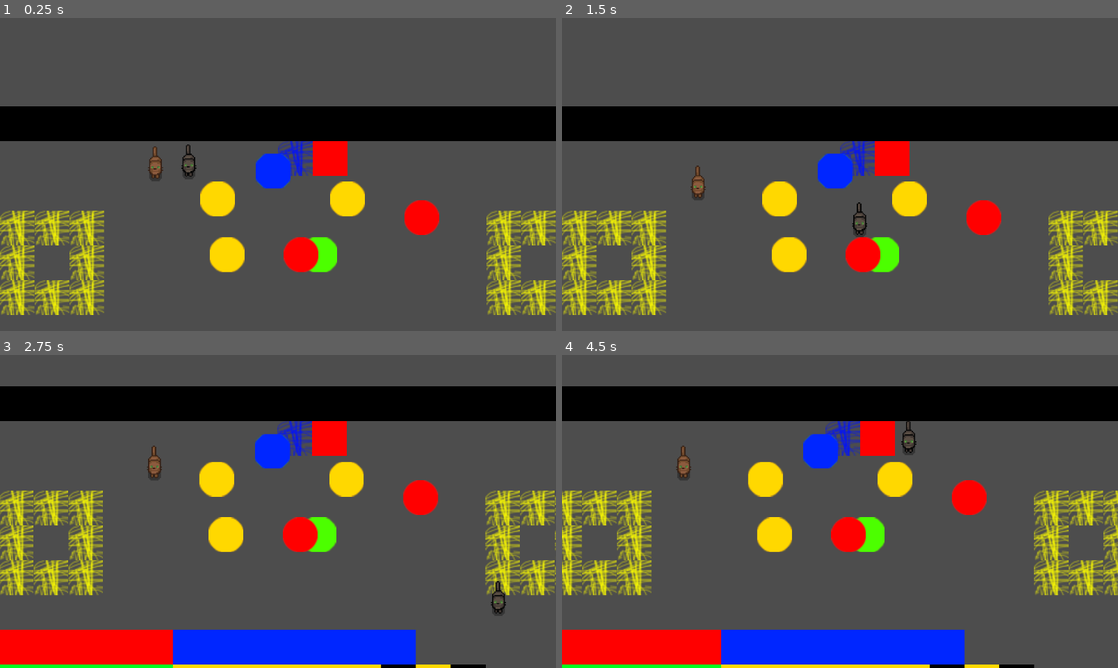
Above: before the commit, frames 1-4 (two rows, left to right).
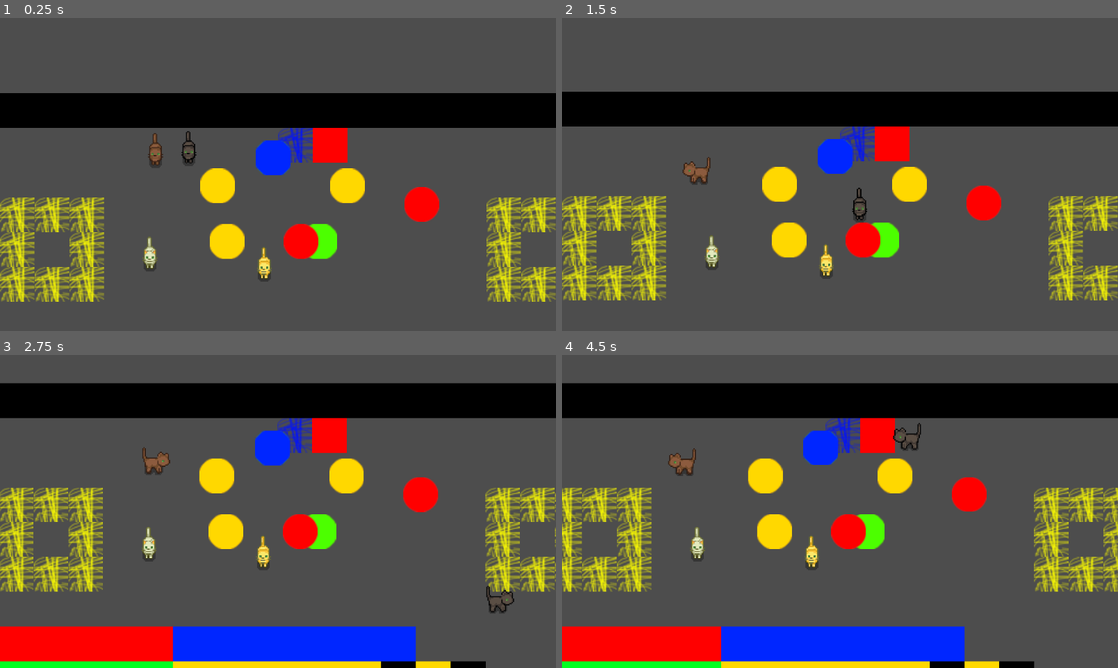
Above: after the commit, the same moments.

Repository: skycatminepokie/hackusu-25
Game: Godot game, scene res://Scenes/Levels/level3.tscn
Same seed, same stepped clock (60 frames per second), same inputs: the game is played once before the commit and once after it. This scene is started directly instead of the project's main scene. The engine's default icon, where the game draws it, is replaced by a stand-in: a white triangle on a blue panel in a dark square.
Inputs:
- Up to frame 1 (0.25 s): no input
- Up to frame 2 (1.5 s): hold D (Right) 0.53-1.28 s; tap K (Down2) at 0.6 s; tap Enter at 1.25 s; hold S (Down) from 1.28 s (still down); tap J (Left2) at 1.35 s
- Up to frame 3 (2.75 s): release S (Down) at 2.03 s; hold D (Right) from 2.03 s (still down); tap L (Right2) at 2.1 s
- Up to frame 4 (4.5 s): release D (Right) at 2.78 s; hold W (Up) 2.78-3.53 s; tap I (Up2) at 2.85 s; hold A (Left) from 3.53 s (still down); tap K (Down2) at 3.6 s; tap J (Left2) at 4.35 s

The runs differ from the first frame. In frame 1, 21% of the frame differs, in the area x 0-100%, y 24-95%; in frame 2, 22%, in the area x 0-100%, y 23-95%; in frame 3, 11%; in frame 4, 11%.

Commit message:
all 4cats in now

Diff:
--- a/Scenes/Levels/level3.tscn
+++ b/Scenes/Levels/level3.tscn
@@ -101,3 +101,9 @@
 
 [node name="Player2" parent="." instance=ExtResource("10_rbibl")]
 position = Vector2(-421, -42)
+
+[node name="Player3" parent="." instance=ExtResource("10_rbibl")]
+position = Vector2(-436, 313)
+
+[node name="Player4" parent="." instance=ExtResource("10_rbibl")]
+position = Vector2(-45, 394)
--- a/Scenes/player.tscn
+++ b/Scenes/player.tscn
@@ -1,9 +1,23 @@
-[gd_scene load_steps=8 format=3 uid="uid://bf3m1gtwvtkc7"]
+[gd_scene load_steps=22 format=3 uid="uid://bf3m1gtwvtkc7"]
 
 [ext_resource type="Script" path="res://Scripts/playermovement.gd" id="1_odrw6"]
 [ext_resource type="Texture2D" uid="uid://d4j473i5dkwll" path="res://Assets/icon.svg" id="1_xy00n"]
 [ext_resource type="Texture2D" uid="uid://butwoykljalxv" path="res://Assets/Cats/playerOne/Forward/p1f1.png" id="3_cx21m"]
 [ext_resource type="Texture2D" uid="uid://nfubhcvtanof" path="res://Assets/Cats/playerTwo/Forward/p2f1.png" id="4_3cp11"]
+[ext_resource type="Texture2D" uid="uid://d0pkep12mik1f" path="res://Assets/Cats/playerOne/Left/p1l1.png" id="4_6jyb6"]
+[ext_resource type="Texture2D" uid="uid://bfca5piwvku8g" path="res://Assets/Cats/playerThree/Forward/p3f1.png" id="5_f3f0j"]
+[ext_resource type="Texture2D" uid="uid://dy2pcn7aasqt7" path="res://Assets/Cats/playerOne/Right/p1r1.png" id="5_x040s"]
+[ext_resource type="Texture2D" uid="uid://eefd4ew4ybi8" path="res://Assets/Cats/playerOne/Backward/p1b1.png" id="6_bb6jo"]
+[ext_resource type="Texture2D" uid="uid://bm4pjir4b0cmx" path="res://Assets/Cats/playerFour/Forward/cat_0_1 (4).png" id="6_exsh3"]
+[ext_resource type="Texture2D" uid="uid://owbo1av7egmc" path="res://Assets/Cats/playerTwo/Left/p2l1.png" id="8_4rapf"]
+[ext_resource type="Texture2D" uid="uid://l8frc4ty2qtx" path="res://Assets/Cats/playerTwo/Right/p2r1.png" id="9_w264c"]
+[ext_resource type="Texture2D" uid="uid://bvgyybg23xaka" path="res://Assets/Cats/playerTwo/Backward/p2b1.png" id="10_csgvp"]
+[ext_resource type="Texture2D" uid="uid://c18shxsui0pve" path="res://Assets/Cats/playerThree/Left/p3l1.png" id="12_ch53k"]
+[ext_resource type="Texture2D" uid="uid://46qr3iftrdeg" path="res://Assets/Cats/playerThree/RIght/p3r1.png" id="13_mqvcb"]
+[ext_resource type="Texture2D" uid="uid://lusf4kw1tjfa" path="res://Assets/Cats/playerThree/Backwards/p3b1.png" id="14_l8ufk"]
+[ext_resource type="Texture2D" uid="uid://6y6vpflkvghd" path="res://Assets/Cats/playerFour/Left/cat_1_1 (1).png" id="16_665mt"]
+[ext_resource type="Texture2D" uid="uid://bmmusk145j3fc" path="res://Assets/Cats/playerFour/Right/cat_2_1 (1).png" id="17_5d3kv"]
+[ext_resource type="Texture2D" uid="uid://csrcmfdup0p5i" path="res://Assets/Cats/playerFour/Backward/cat_3_1.png" id="18_kh0gx"]
 
 [sub_resource type="RectangleShape2D" id="RectangleShape2D_gjcjo"]
 size = Vector2(120, 120)
@@ -16,6 +30,15 @@
 "frames": [{
 "duration": 1.0,
 "texture": ExtResource("3_cx21m")
+}, {
+"duration": 1.0,
+"texture": ExtResource("4_6jyb6")
+}, {
+"duration": 1.0,
+"texture": ExtResource("5_x040s")
+}, {
+"duration": 1.0,
+"texture": ExtResource("6_bb6jo")
 }],
 "loop": true,
 "name": &"player1",
@@ -24,9 +47,52 @@
 "frames": [{
 "duration": 1.0,
 "texture": ExtResource("4_3cp11")
+}, {
+"duration": 1.0,
+"texture": ExtResource("8_4rapf")
+}, {
+"duration": 1.0,
+"texture": ExtResource("9_w264c")
+}, {
+"duration": 1.0,
+"texture": ExtResource("10_csgvp")
 }],
 "loop": true,
 "name": &"player2",
+"speed": 5.0
+}, {
+"frames": [{
+"duration": 1.0,
+"texture": ExtResource("5_f3f0j")
+}, {
+"duration": 1.0,
+"texture": ExtResource("12_ch53k")
+}, {
+"duration": 1.0,
+"texture": ExtResource("13_mqvcb")
+}, {
+"duration": 1.0,
+"texture": ExtResource("14_l8ufk")
+}],
+"loop": true,
+"name": &"player3",
+"speed": 5.0
+}, {
+"frames": [{
+"duration": 1.0,
+"texture": ExtResource("6_exsh3")
+}, {
+"duration": 1.0,
+"texture": ExtResource("16_665mt")
+}, {
+"duration": 1.0,
+"texture": ExtResource("17_5d3kv")
+}, {
+"duration": 1.0,
+"texture": ExtResource("18_kh0gx")
+}],
+"loop": true,
+"name": &"player4",
 "speed": 5.0
 }]
 
@@ -52,4 +118,4 @@
 
 [node name="AnimatedSprite2D" type="AnimatedSprite2D" parent="."]
 sprite_frames = SubResource("SpriteFrames_r43ln")
-animation = &"player2"
+animation = &"player4"
--- a/Scripts/playermovement.gd
+++ b/Scripts/playermovement.gd
@@ -18,7 +18,16 @@
 		animation.animation = "player1"
 	if name == "Player2":
 		area.collision_layer = 3
+		area.collision_mask = 3
 		animation.animation = "player2"
+	if name == "Player3":
+		area.collision_layer = 4
+		area.collision_mask = 4
+		animation.animation = "player3"
+	if name == "Player4":
+		area.collision_layer = 5
+		area.collision_mask = 5
+		animation.animation = "player4"
 func _physics_process(delta: float)-> void:
 	var speed = 1000
 	var inputdirection = Vector2(0,0)
@@ -32,22 +41,30 @@
 	match inputdirection:
 		Vector2(-1,1):
 			velocity = Vector2(0,speed)
+			animation.frame = 0
 		Vector2(0,0):
 			velocity = Vector2.ZERO
 		Vector2(1,1):
 			velocity = Vector2(0,speed)
+			animation.frame = 0
 		Vector2(-1,-1):
 			velocity = Vector2(0,speed*-1)
+			animation.frame = 3
 		Vector2(1,-1):
 			velocity = Vector2(0,speed*-1)
+			animation.frame = 3
 		Vector2(1,0):
 			velocity = Vector2(speed, 0)
+			animation.frame = 2
 		Vector2(-1,0):
 			velocity = Vector2(speed*-1, 0)
+			animation.frame = 1
 		Vector2(0,-1):
 			velocity = Vector2(0, speed*-1)
+			animation.frame = 3
 		Vector2(0,1):
 			velocity = Vector2(0, speed)
+			animation.frame = 0
 		Vector2(1,1):
 			velocity = Vector2.ZERO
 	var ypush = pushback(screen_position.y, 240,840)
